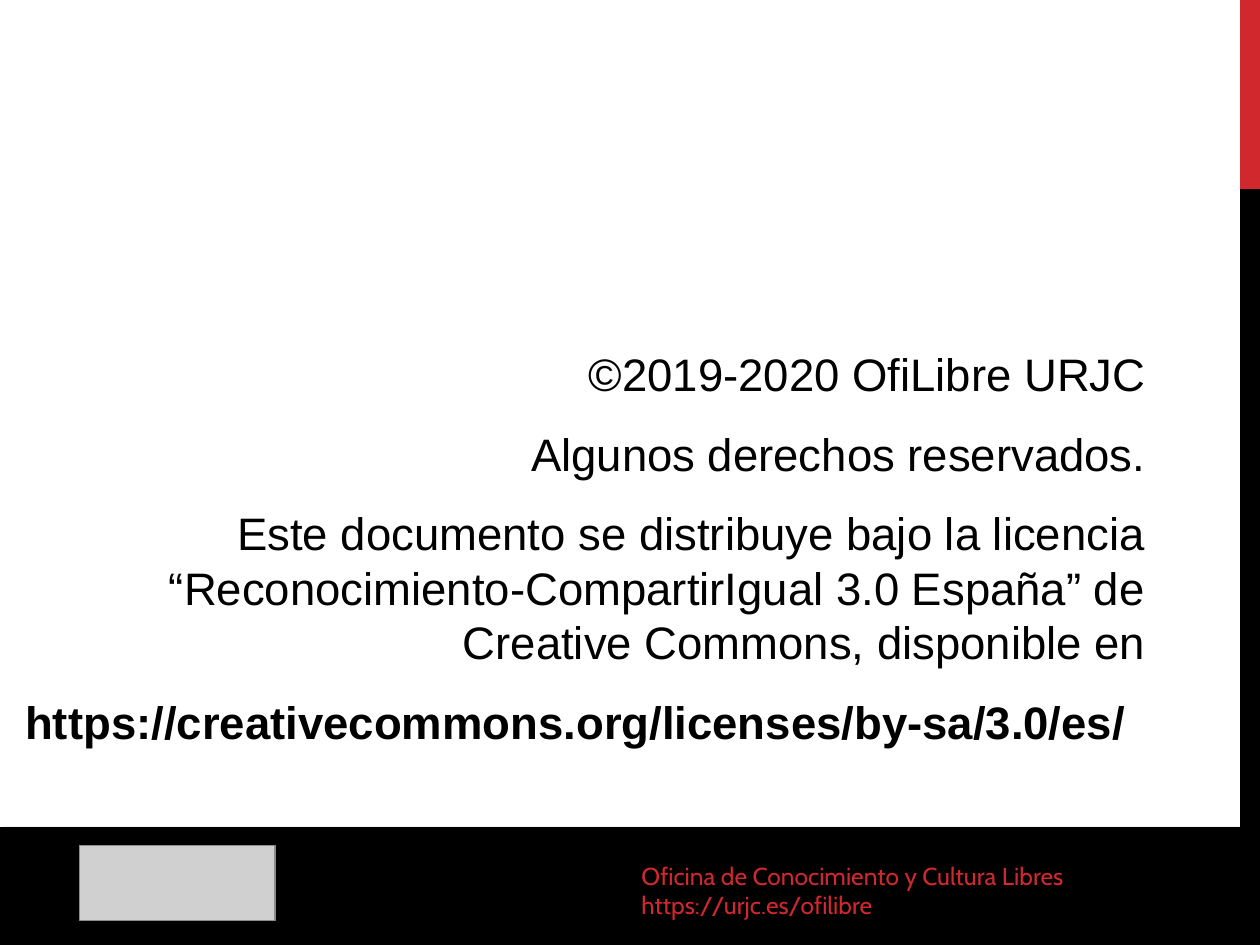
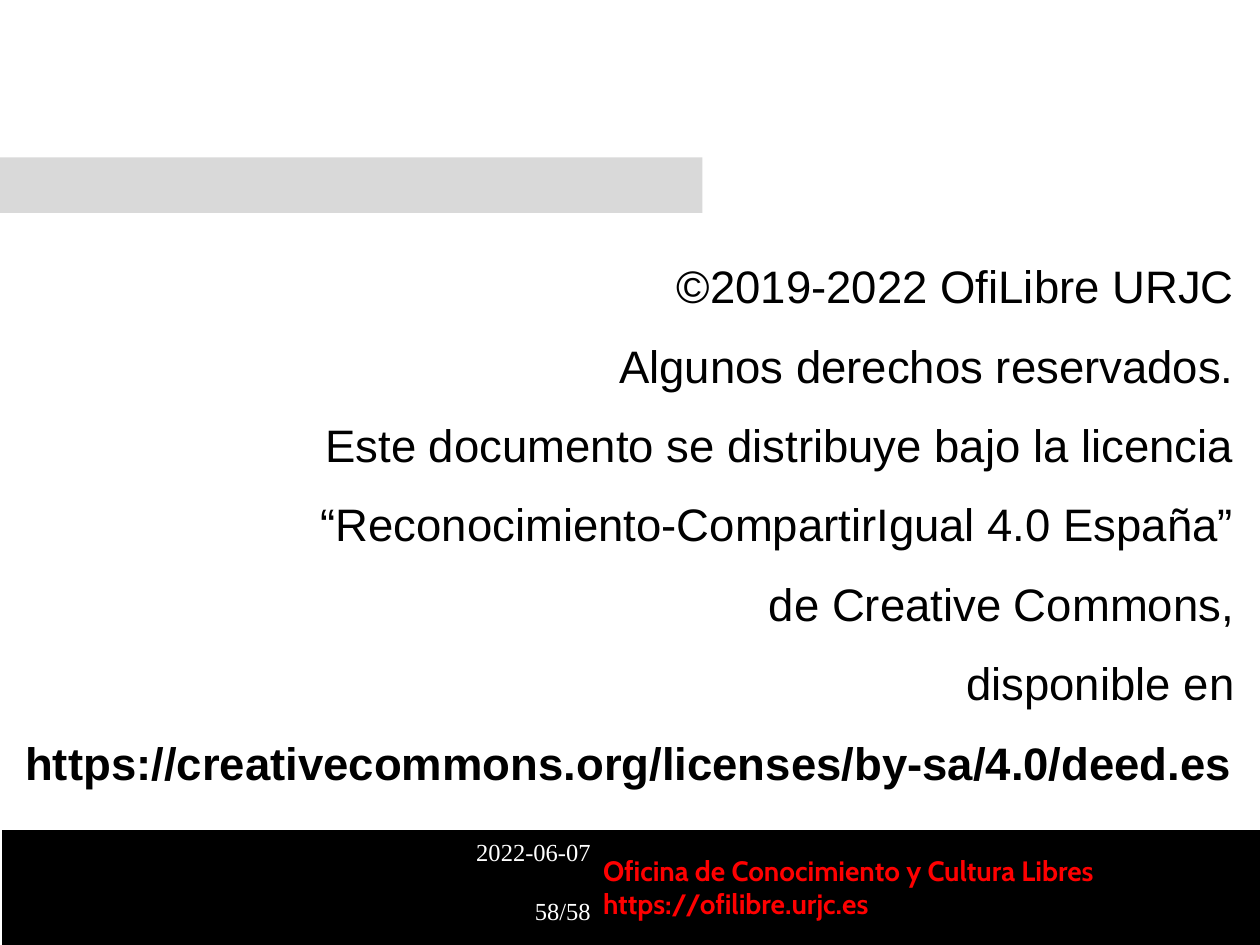
Before and after one commit to gabrielIzquierdo/OfiLibreGabri.github.io, a slide deck: slide 58 of static/transpas/publicacion-abierta/Publicacion_Abierta.odp (slide 56 before the commit). Drawn at 1260x945 pixels with LibreOffice and Linux fonts; fonts in the diff are those of the drawing; grey boxes stand for pictures; background and template pictures are left out. Boxes give left, top, right and bottom in pixels: in the first picture for what was removed or moved away, otherwise in the second. Text is boxed around its words. In the diff, an @@ line names an element or a change of style, - is before the commit and + after.

```diff
--- a/static/transpas/publicacion-abierta/Publicacion_Abierta.odp
+++ b/static/transpas/publicacion-abierta/Publicacion_Abierta.odp
@@ freeform shape removed at [1240,0,1260,189] @@
@@ rectangle added at [0,158,702,213], fill #D9D9D9 @@
@@ freeform shape removed at [1240,189,1260,945] @@
@@ text "©2019-2022 OfiLibre URJC": place and size @@
-text "©2019-2022 OfiLibre URJC" at [25,358,1146,748]
+text "©2019-2022 OfiLibre URJC" at [25,270,1235,789]
@@ text at [677,270,1233,304]: text changed @@
-©2019-2020 OfiLibre URJC
+©2019-2022 OfiLibre URJC
@@ text at [25,429,1235,789]: text changed @@
-Este documento se distribuye bajo la licencia “Reconocimiento-CompartirIgual 3.0 España” de Creative Commons, disponible en
-https://creativecommons.org/licenses/by-sa/3.0/es/
+Este documento se distribuye bajo la licencia
+“Reconocimiento-CompartirIgual 4.0 España”
+de Creative Commons,
+disponible en
+https://creativecommons.org/licenses/by-sa/4.0/deed.es
@@ freeform shape removed at [0,827,1260,945] @@
@@ freeform shape added at [1,830,1260,945], fill #000000 @@
@@ picture removed at [79,845,276,920] @@
@@ text added at [476,844,591,921], 14 pt, text #FFFFFF @@
+2022-06-07
+58/58
@@ text added at [603,860,1093,921], 16 pt, text #FF0000, bold @@
+Oficina de Conocimiento y Cultura Libres
+https://ofilibre.urjc.es
@@ text removed at [641,866,1063,920] @@
-Oficina de Conocimiento y Cultura Libres
-https://urjc.es/ofilibre
```
Also in this commit, not shown: 47 other slides changed, 10 slides added, 8 slides removed, 2 other files.
